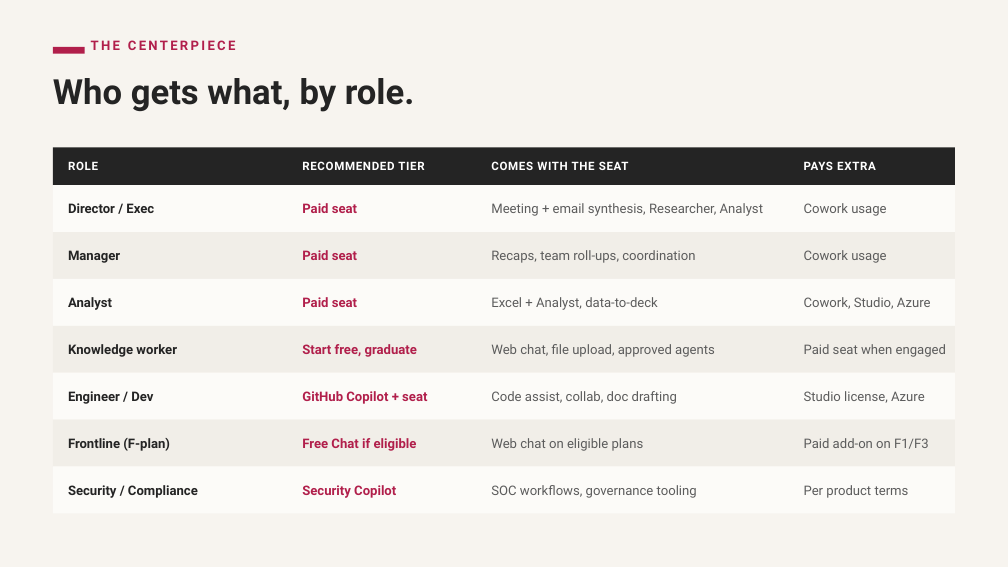
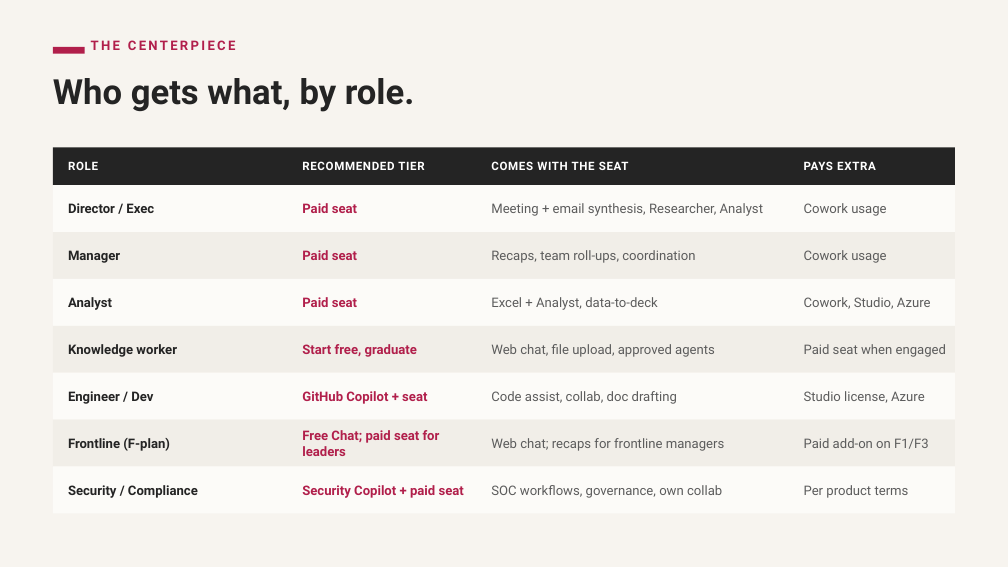
Before and after one commit to heyitsgoad/copilot-playground, a slide deck: slide 4 of education playground/assets/copilot licensing and deployment/Copilot-Licensing-Exec-Deck.pptx. Drawn at 1008x567 pixels with LibreOffice and Linux fonts; fonts in the diff are those of the drawing. Boxes give left, top, right and bottom in pixels: in the first picture for what was removed or moved away, otherwise in the second. Text is boxed around its words. In the diff, an @@ line names an element or a change of style, - is before the commit and + after.

```diff
--- a/education playground/assets/copilot licensing and deployment/Copilot-Licensing-Exec-Deck.pptx
+++ b/education playground/assets/copilot licensing and deployment/Copilot-Licensing-Exec-Deck.pptx
@@ text at (302, 430, 440, 456): text changed @@
-Free Chat if eligible
+Free Chat; paid seat for leaders
@@ text at (491, 438, 724, 451): text changed @@
-Web chat on eligible plans
+Web chat; recaps for frontline managers
@@ text at (302, 485, 464, 498): text changed @@
-Security Copilot
+Security Copilot + paid seat
@@ text at (491, 485, 722, 498): text changed @@
-SOC workflows, governance tooling
+SOC workflows, governance, own collab
```
Also in this commit, not shown: 1 other slide changed, 4 other files.
